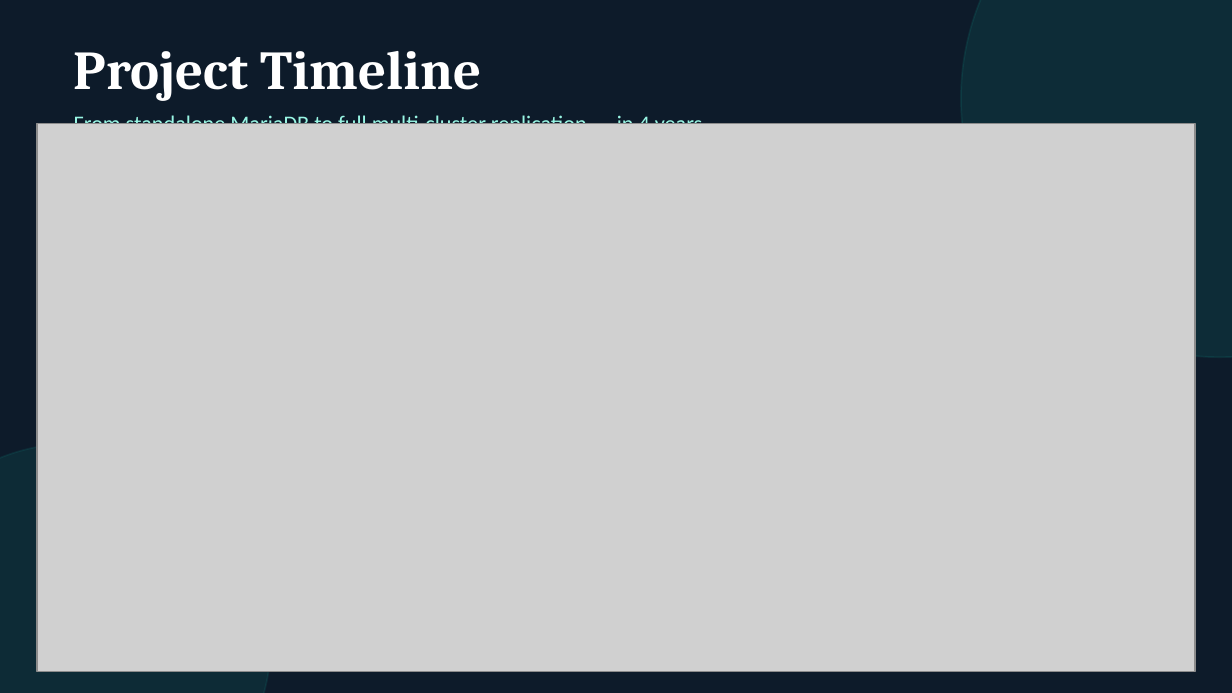
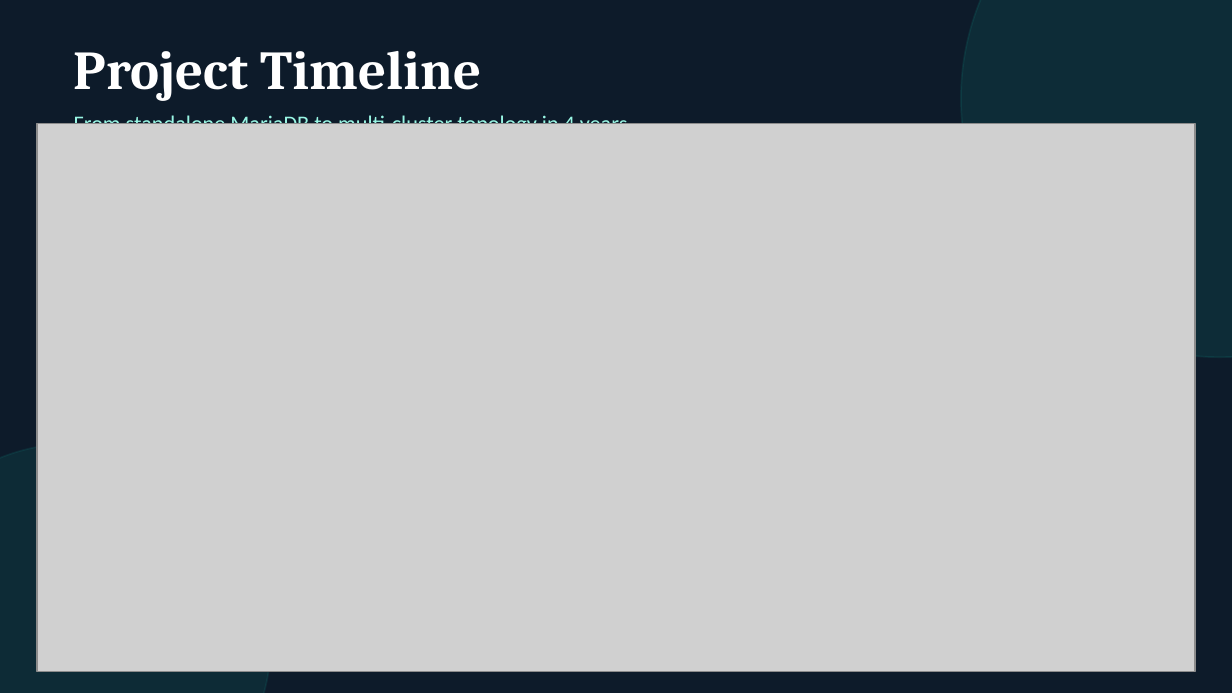
Before and after one commit to mariadb-operator/mariadb-operator, a slide deck: slide 3 of demos/multi-cluster/slides/mariadb-operator.odp. Drawn at 1232x693 pixels with LibreOffice and Linux fonts; fonts in the diff are those of the drawing; grey boxes stand for pictures. Boxes give left, top, right and bottom in pixels: in the first picture for what was removed or moved away, otherwise in the second. Text is boxed around its words. In the diff, an @@ line names an element or a change of style, - is before the commit and + after.

```diff
--- a/demos/multi-cluster/slides/mariadb-operator.odp
+++ b/demos/multi-cluster/slides/mariadb-operator.odp
@@ text at bbox=[74, 112, 627, 124]: text changed @@
-From standalone MariaDB to full multi-cluster replication — in 4 years
+From standalone MariaDB to multi-cluster topology in 4 years
```
Also in this commit, not shown: 18 other slides changed, 3 other files.
